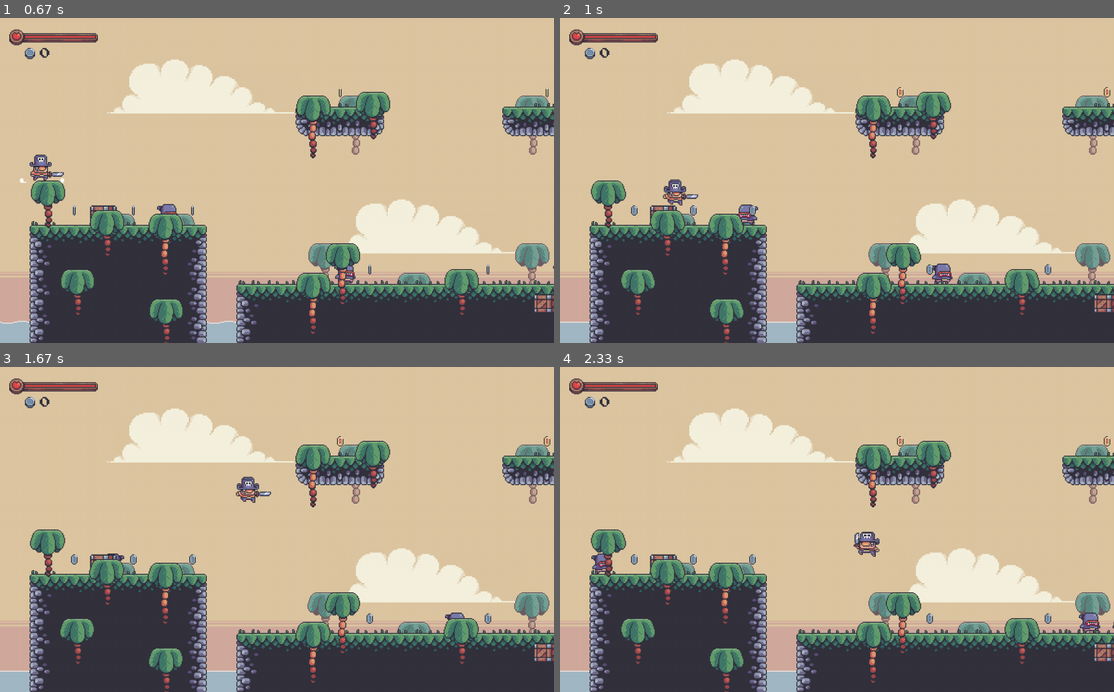
Above: before the commit, frames 1-4 (two rows, left to right).
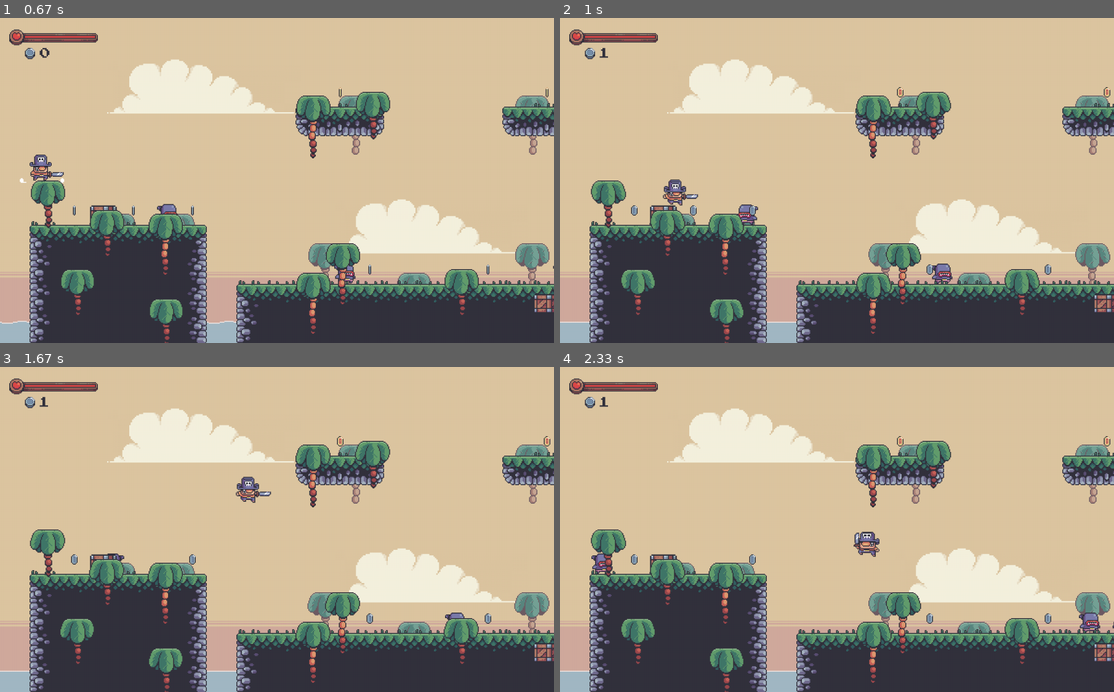
Above: after the commit, the same moments.

Repository: Zain-Khoso/pygame-mario
Game: pygame game, started from code/main.py
Two runs of this game, one before a commit and one after it. Both use one fixed random seed, a clock stepped at 60 frames per second and the inputs below.
Inputs:
- Up to frame 1 (0.67 s): tap Space at 0.33 s
- Up to frame 2 (1 s): hold Right from 0.67 s (still down)
- Up to frame 3 (1.67 s): release Right at 1.13 s; hold Right 1.17-1.63 s; tap Space at 1.23, 1.53 s
- Up to frame 4 (2.33 s): hold Right 1.67-2.2 s; tap Space at 1.73, 2.03, 2.3 s; hold Left from 2.23 s (still down)

Frame 1 is identical in both runs. In frame 2, less than 0.1% of the frame differs, in the area x 7-9%, y 9-13%; in frame 3, less than 0.1%, in the area x 7-25%, y 9-61%; in frame 4, less than 0.1%.

Commit message:
update: coin collisions

Diff:
--- a/code/level.py
+++ b/code/level.py
@@ -13,11 +13,12 @@
 
 
 class Level:
-    def __init__(self, current_level, surface, create_overworld):
+    def __init__(self, current_level, surface, create_overworld, add_coins):
         # Setup
         self.display_surface = surface
         self.create_overworld = create_overworld
         self.current_level = current_level
+        self.add_coins = add_coins
 
         self.level_data = levels[self.current_level]
         self.level_unlock = self.level_data["unlock"]
@@ -71,7 +72,8 @@
 
                 elif type == "coins":
                     coin_type = "silver" if col == "1" else "gold"
-                    tile = Coin(tile_size, x_pos, y_pos, coin_type)
+                    coin_val = 1 if col == "1" else 5
+                    tile = Coin(tile_size, x_pos, y_pos, coin_type, coin_val)
 
                 elif type == "fg palms":
                     palm_type = "small" if col == "0" else "large"
@@ -229,6 +231,12 @@
         if pygame.sprite.spritecollide(self.player.sprite, self.goal, True):
             self.create_overworld(self.current_level, self.level_unlock)
 
+    def coin_collisions(self):
+        collisions = pygame.sprite.spritecollide(self.player.sprite, self.coins, True)
+
+        for coin in collisions:
+            self.add_coins(coin.value)
+
     def draw(self):
         self.scroll_x()
 
@@ -269,6 +277,7 @@
         # Coins
         self.coins.update(self.level_shift)
         self.coins.draw(self.display_surface)
+        self.coin_collisions()
 
         # Fg Palms
         self.fg_palms.update(self.level_shift)
--- a/code/main.py
+++ b/code/main.py
@@ -28,8 +28,11 @@
         self.status = "overworld"
 
     def create_level(self, current_level):
-        self.level = Level(current_level, screen, self.create_overworld)
+        self.level = Level(current_level, screen, self.create_overworld, self.add_coins)
         self.status = "level"
+
+    def add_coins(self, amount):
+        self.coins += amount
 
     def run(self):
         if self.status == "overworld":
--- a/code/tiles.py
+++ b/code/tiles.py
@@ -60,7 +60,7 @@
 
 
 class Coin(AnimatedTile):
-    def __init__(self, size, x, y, type):
+    def __init__(self, size, x, y, type, value):
         frames_path = animation_frames["coins"][type]
         super().__init__(size, x, y, frames_path)
 
@@ -68,6 +68,7 @@
         offset_x = x + (size // 2)
         offset_y = y + (size // 2)
         self.rect = self.image.get_rect(center=(offset_x, offset_y))
+        self.value = value
 
 
 class Palm(AnimatedTile):
